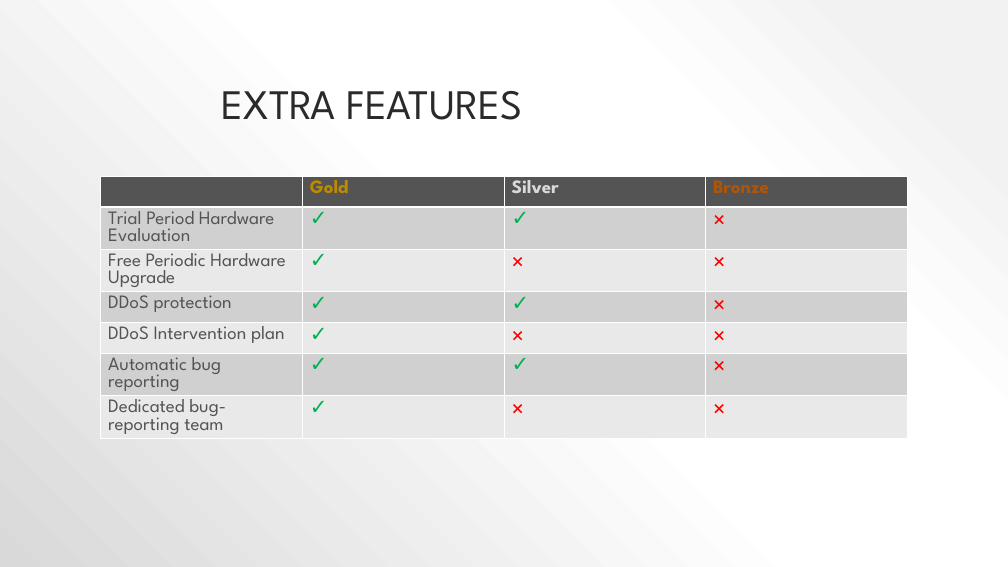
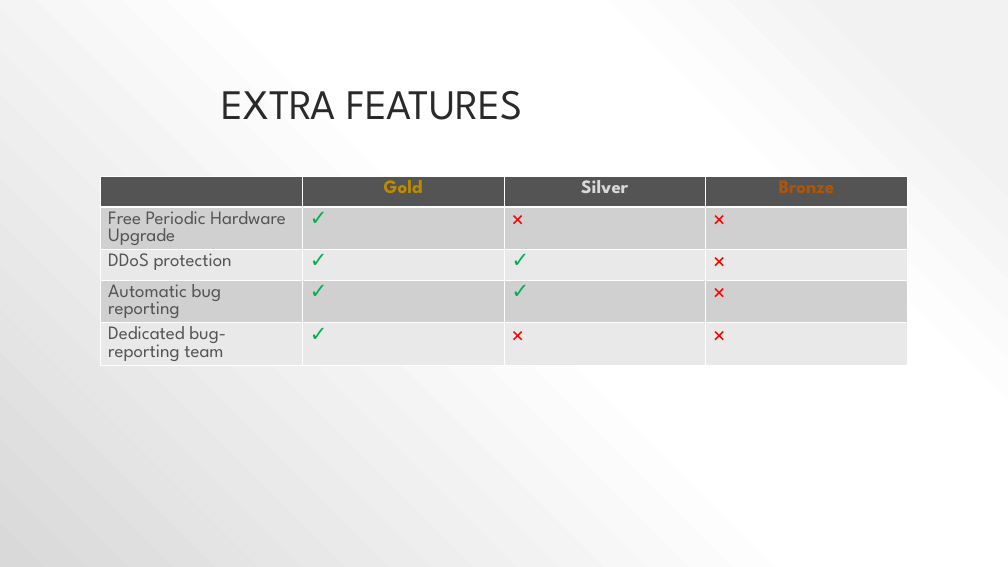
Before and after one commit to QuestCode/thema-2.1-slm, a slide deck: slide 5 of Leertaken/Project/Presentation.pptx. Drawn at 1008x567 pixels with LibreOffice and Linux fonts; fonts in the diff are those of the drawing; background and template pictures are left out. Boxes give left, top, right and bottom in pixels: in the first picture for what was removed or moved away, otherwise in the second. Text is boxed around its words. In the diff, an @@ line names an element or a change of style, - is before the commit and + after.

```diff
--- a/Leertaken/Project/Presentation.pptx
+++ b/Leertaken/Project/Presentation.pptx
@@ table at <box>101,176,908,404</box> @@
-row 2: Trial Period Hardware Evaluation | ✓ | ✓ | ×
-row 5: DDoS Intervention plan | ✓ | × | ×
```
Also in this commit, not shown: 2 other slides changed, 1 other file.
